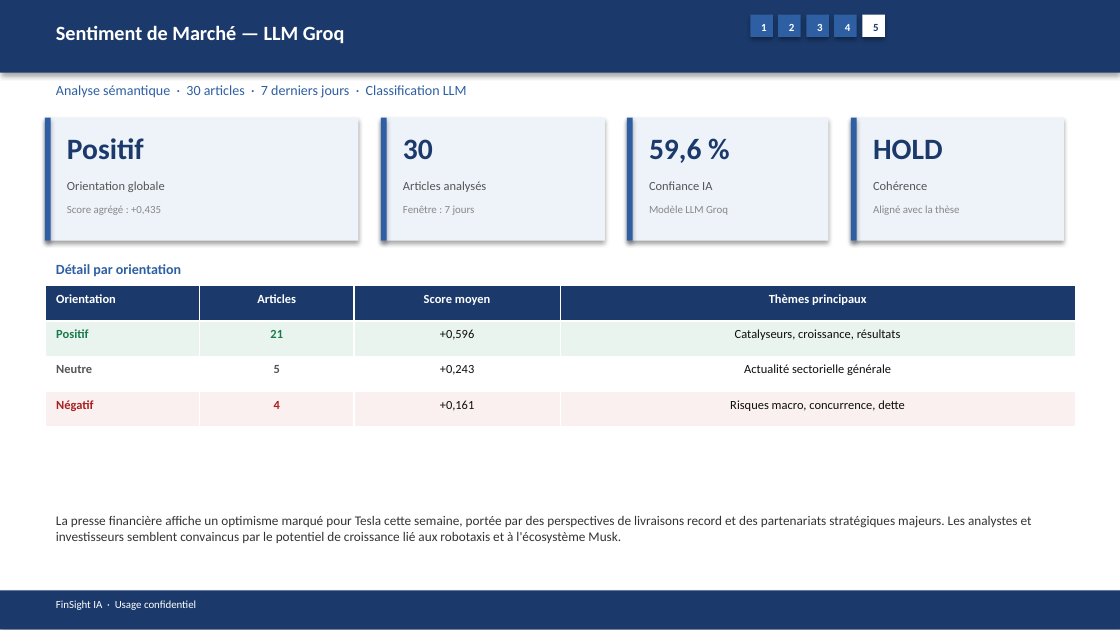
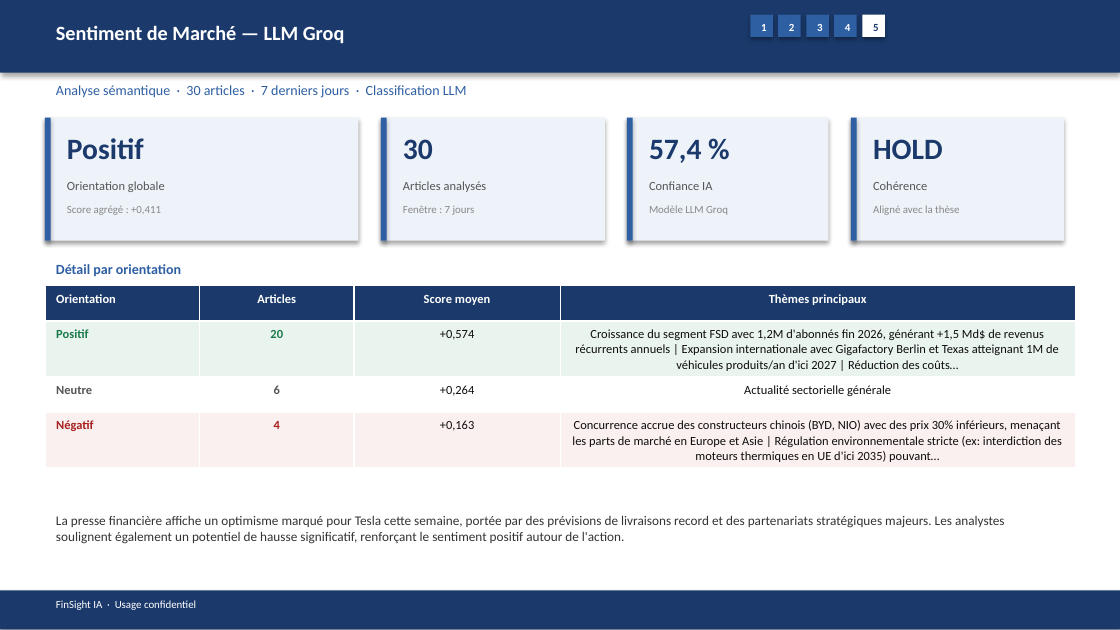
Before and after one commit to baptistejeh07-art/finsight-ia, a slide deck: slide 21 of preview/TSLA/TSLA_pitchbook.pptx. Drawn at 1120x630 pixels with LibreOffice and Linux fonts; fonts in the diff are those of the drawing. Boxes give left, top, right and bottom in pixels: in the first picture for what was removed or moved away, otherwise in the second. Text is boxed around its words. In the diff, an @@ line names an element or a change of style, - is before the commit and + after.

```diff
--- a/preview/TSLA/TSLA_pitchbook.pptx
+++ b/preview/TSLA/TSLA_pitchbook.pptx
@@ text at <box>649,140,701,163</box>: text changed @@
-59,6 %
+57,4 %
@@ text at <box>67,206,161,215</box>: text changed @@
-Score agrégé : +0,435
+Score agrégé : +0,411
@@ table at <box>45,286,1075,466</box> @@
-row 2: Positif | 21 | +0,596 | Catalyseurs, croissance, résultats
+row 2: Positif | 20 | +0,574 | Croissance du segment FSD avec 1,2M d'abonnés fin 2026, générant +1,5 Md$ de revenus récurrents annuels | Expansion internationale avec Gigafactory Berlin et Texas atteignant 1M de véhicules produits/an d'ici 2027 | Réduction des coûts…
-row 3, column 2: 5
+row 3, column 2: 6
-row 3, column 3: +0,243
+row 3, column 3: +0,264
-row 4, column 3: +0,161
+row 4, column 3: +0,163
-row 4, column 4: Risques macro, concurrence, dette
+row 4, column 4: Concurrence accrue des constructeurs chinois (BYD, NIO) avec des prix 30% inférieurs, menaçant les parts de marché en Europe et Asie | Régulation environnementale stricte (ex: interdiction des moteurs thermiques en UE d'ici 2035) pouvant…
@@ text at <box>56,516,1005,544</box>: text changed @@
-La presse financière affiche un optimisme marqué pour Tesla cette semaine, portée par des perspectives de livraisons record et des partenariats stratégiques majeurs. Les analystes et investisseurs semblent convaincus par le potentiel de croissance lié aux robotaxis et à l'écosystème Musk.
+La presse financière affiche un optimisme marqué pour Tesla cette semaine, portée par des prévisions de livraisons record et des partenariats stratégiques majeurs. Les analystes soulignent également un potentiel de hausse significatif, renforçant le sentiment positif autour de l'action.
```
Also in this commit, not shown: 17 other slides changed, 4 other files.
